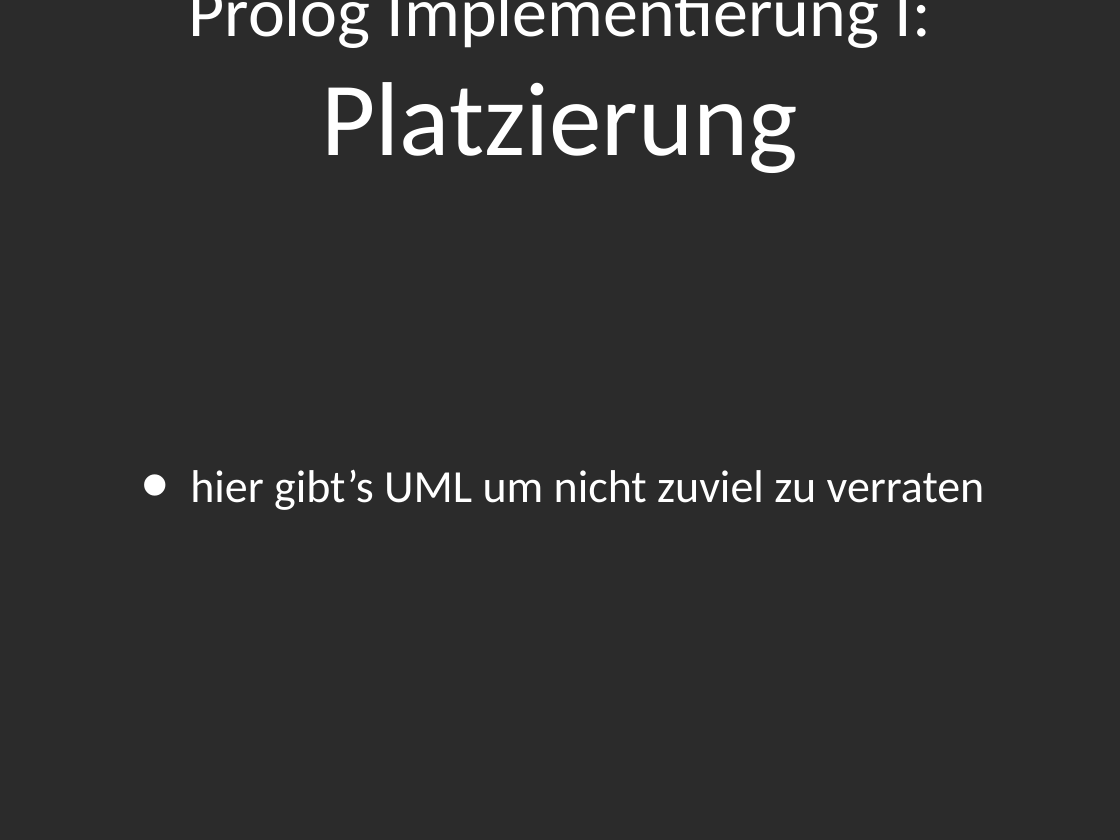
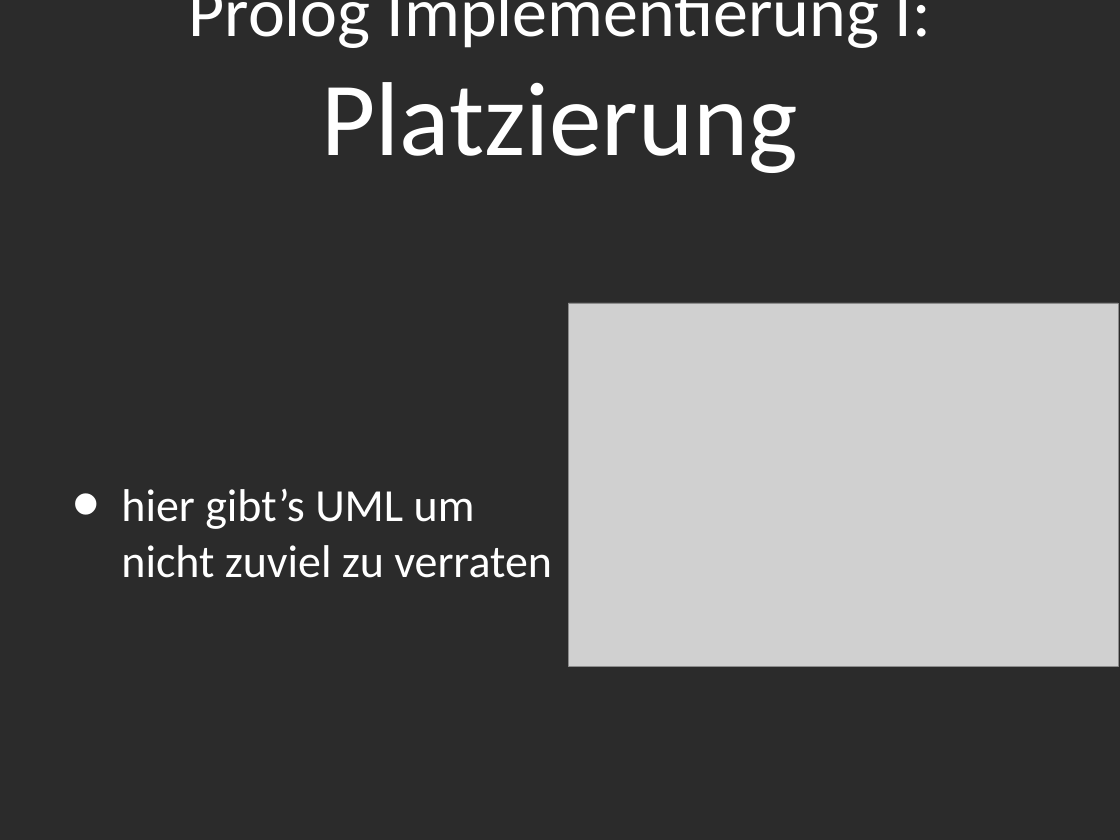
Before and after one commit to Tsopic/ai-battleship, a slide deck: slide 6 of Präsentation/Presentation_PPT.ppt. Drawn at 1120x840 pixels with LibreOffice and Linux fonts; fonts in the diff are those of the drawing; grey boxes stand for pictures; background and template pictures are left out; a plain dark background stands for a picture behind light text. Boxes give left, top, right and bottom in pixels: in the first picture for what was removed or moved away, otherwise in the second. Text is boxed around its words. In the diff, an @@ line names an element or a change of style, - is before the commit and + after.

Commit message:
Prolog Module kommentiert, Präsentation fortgeführt

```diff
--- a/Präsentation/Presentation_PPT.ppt
+++ b/Präsentation/Presentation_PPT.ppt
@@ text "hier gibt’s UML um nicht ..." rewrapped from (190,469,985,510) to (121,489,552,578) @@
@@ picture added at (569,303,1118,666) @@
```
Also in this commit, not shown: 1 slide added, 1 slide removed, 6 other files.
